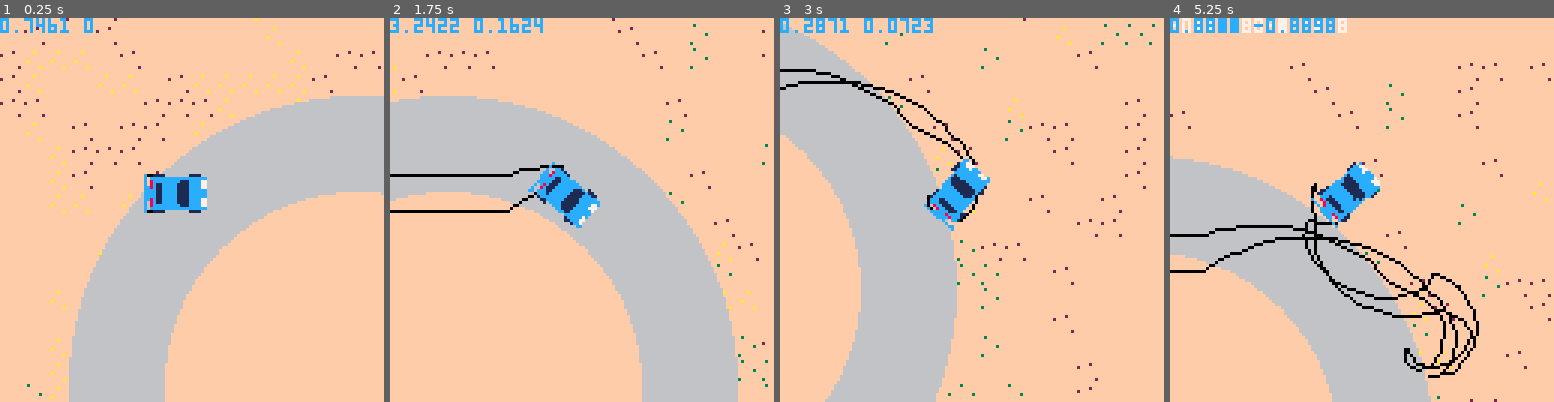
Above: before the commit, frames 1-4 (left to right).
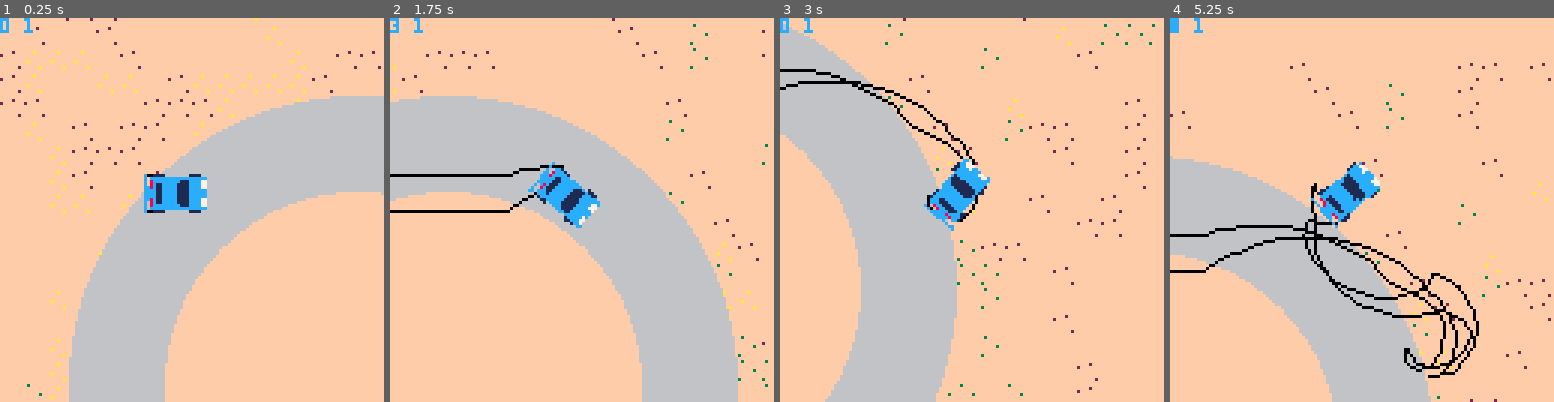
Above: after the commit, the same moments.

Repository: graearea/pico8
Game: PICO-8 cartridge drift.p8
Two runs of this game, one before a commit and one after it. Both use one fixed random seed, a clock stepped at 60 frames per second and the inputs below.
Inputs:
- Up to frame 1 (0.25 s): no input
- Up to frame 2 (1.75 s): hold Right from 1.6 s (still down)
- Up to frame 3 (3 s): release Right at 2.1 s; hold Right from 2.47 s (still down)
- Up to frame 4 (5.25 s): release Right at 3.03 s; hold Left 3.08-3.58 s; hold Right 4.02-4.68 s; hold Left from 5.08 s (still down)

The runs differ from the first frame. In frame 1, 0.3% of the frame differs, in the area x 3-25%, y 0-4%; in frame 2, 0.5%; in frame 3, 0.5%; in frame 4, 1.2%, in the area x 0-47%, y 0-4%.

Commit message:
shit sound

Diff:
--- a/drift.p8
+++ b/drift.p8
@@ -79,7 +79,7 @@
 		dx=dx+delta_dx
 		delta_dy=(new_dy-dy)/50
 		dy=dy+delta_dy
-   pr(dx,dy)
+--   pr(dx,dy)
 
 --  pr(max_dx,max_dy)
 
@@ -87,8 +87,13 @@
   dy=clamp(dy,-max_dy,max_dy)
   self.x=self.x+dx
   self.y=self.y+dy
+  local speed =flr(speed_of(dx,dy))
+  sfx(speed+1)
+  pr(speed,1)
   self.dx=dx
   self.dy=dy
+
+
 		-- add skids
 	 self:add_skid(skids_r,6,7)
 	 self:add_skid(skids_l,-6,7)
@@ -130,6 +135,11 @@
 
 	}
 end
+
+function speed_of(x,y)
+  return sqrt(x*x+y*y)
+end
+
 
 function spr_r(s,x,y,a,fn)
   sw=(32)--sprite dimenstions
Not shown, changed: the music (__music__) section of drift.p8
Not shown, changed: the sound effects (__sfx__) section of drift.p8
